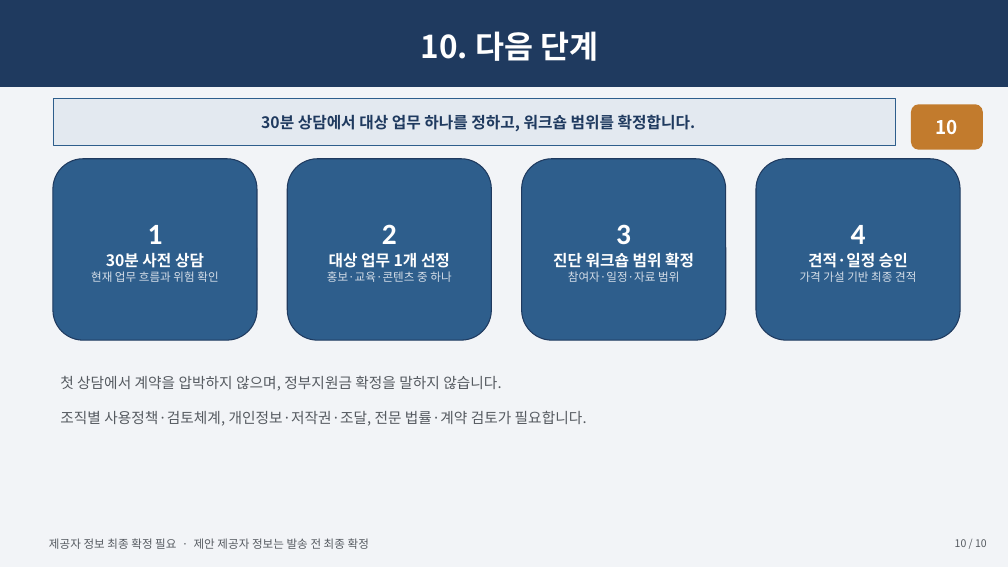
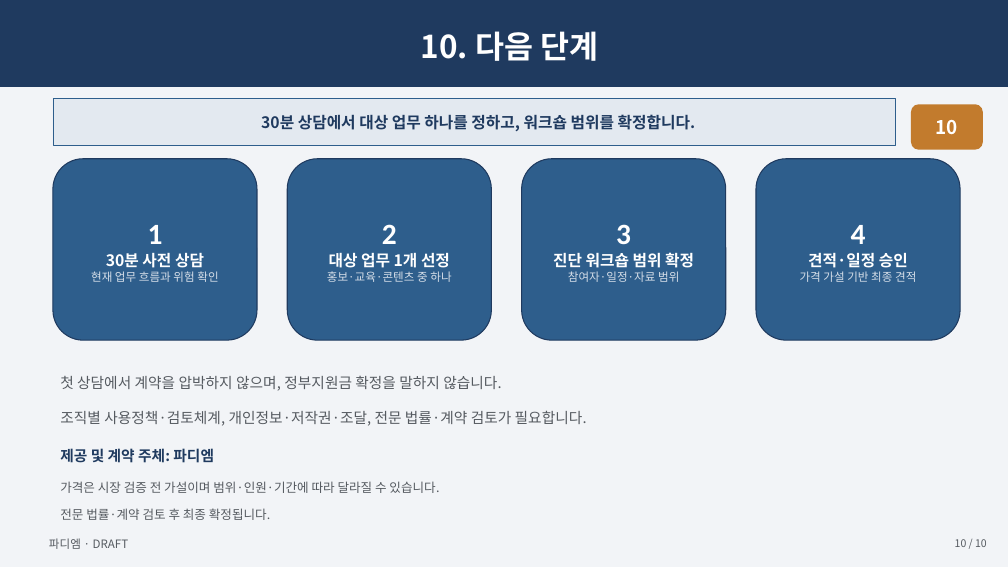
Before and after one commit to skerishKang/ai-revenue-lab, a slide deck: slide 10 of docs/commercial/business-35-ai-media-education-dx/customer-package/Business35_Master_Proposal_10p.pptx. Drawn at 1008x567 pixels with LibreOffice and Linux fonts; fonts in the diff are those of the drawing. Boxes give left, top, right and bottom in pixels: in the first picture for what was removed or moved away, otherwise in the second. Text is boxed around its words. In the diff, an @@ line names an element or a change of style, - is before the commit and + after.

Commit message:
docs(ai-media-education-dx): apply Padiem provider identity
Apply final provider identity 파디엠 (PADIEM) to the Business 35 customer package.

- Proposal: cover shows '제공: 파디엠'; all footers '파디엠 · DRAFT'; last page adds '제공 및 계약 주체: 파디엠' + pricing/legal-review closing
- One-page: '제공: 파디엠' in header, footer '파디엠 · DRAFT'
- Questionnaire: repeating page header '파디엠 · AI 업무전환 진단 질문지' + [N/3]
- Quote workbook: supplier/contracting/issuer = 파디엠; business details marked '발송 전 공식 사업자 정보 입력 필요' (no invented numbers)
- Meeting script / emails: Padiem self-intro, sender '파디엠 · AI 업무전환 프로그램'
- Internal docs (README/CHECKLIST/SOURCE_MAPPING/VISUAL_QA/REFERENCE_COMPARISON): FINAL_IDENTITY_DECIDED · PROVIDER 파디엠 · CONTRACTING_ENTITY 파디엠 · BUSINESS_DETAILS_VERIFICATION_PENDING
- Pricing/product scope unchanged (A/B1/B2/C)
- AI Revenue Lab not shown as contracting entity

Validation: ALL CHECKS PASSED; git diff --check clean; PDF 10/1/3; renders 14; XLSX 9 sheets.

Refs #359.

```diff
--- a/docs/commercial/business-35-ai-media-education-dx/customer-package/Business35_Master_Proposal_10p.pptx
+++ b/docs/commercial/business-35-ai-media-education-dx/customer-package/Business35_Master_Proposal_10p.pptx
@@ text at (60, 448, 439, 520): paragraphs added @@
+제공 및 계약 주체: 파디엠
+가격은 시장 검증 전 가설이며 범위·인원·기간에 따라 달라질 수 있습니다.
+전문 법률·계약 검토 후 최종 확정됩니다.
@@ text at (49, 538, 129, 549): text changed @@
-제공자 정보 최종 확정 필요 · 제안 제공자 정보는 발송 전 최종 확정
+파디엠 · DRAFT
```
Also in this commit, not shown: 9 other slides changed, 32 other files.
